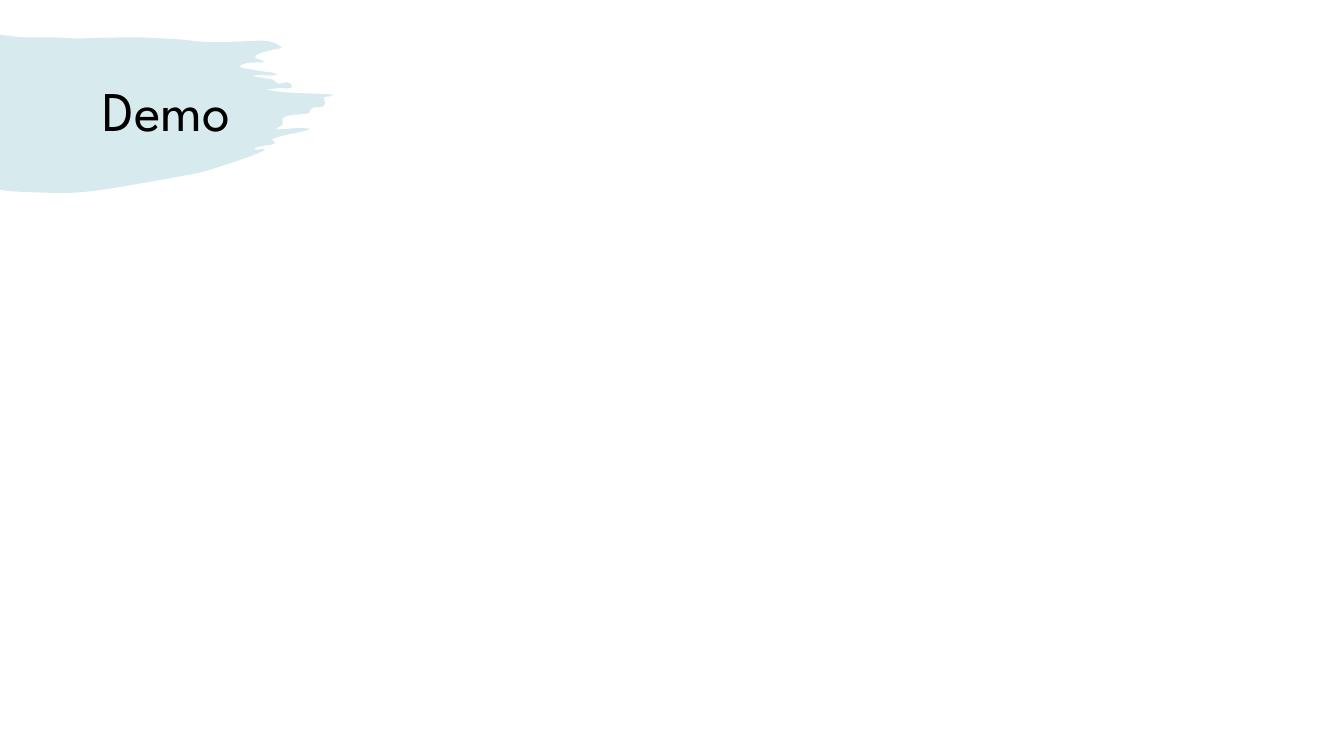
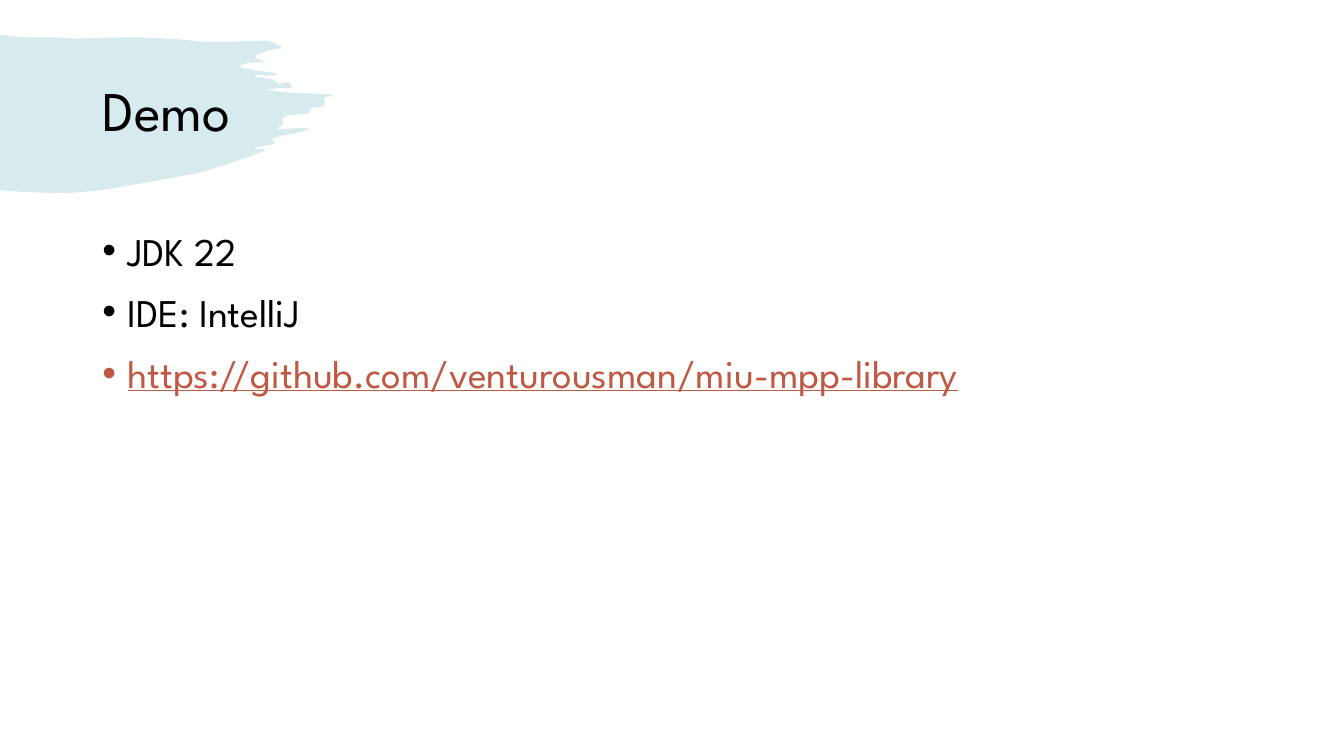
Before and after one commit to venturousman/miu-mpp-library, a slide deck: slide 7 of documents/Group 7 Library Application Presentation.pptx. Drawn at 1344x756 pixels with LibreOffice and Linux fonts; fonts in the diff are those of the drawing. Boxes give left, top, right and bottom in pixels: in the first picture for what was removed or moved away, otherwise in the second. Text is boxed around its words. In the diff, an @@ line names an element or a change of style, - is before the commit and + after.

Commit message:
update presentation file

```diff
--- a/documents/Group 7 Library Application Presentation.pptx
+++ b/documents/Group 7 Library Application Presentation.pptx
@@ text added at [128, 239, 958, 397], 28 pt, text #C05944, underline @@
+• JDK 22
+• IDE: IntelliJ
+• https://github.com/venturousman/miu-mpp-library
```
